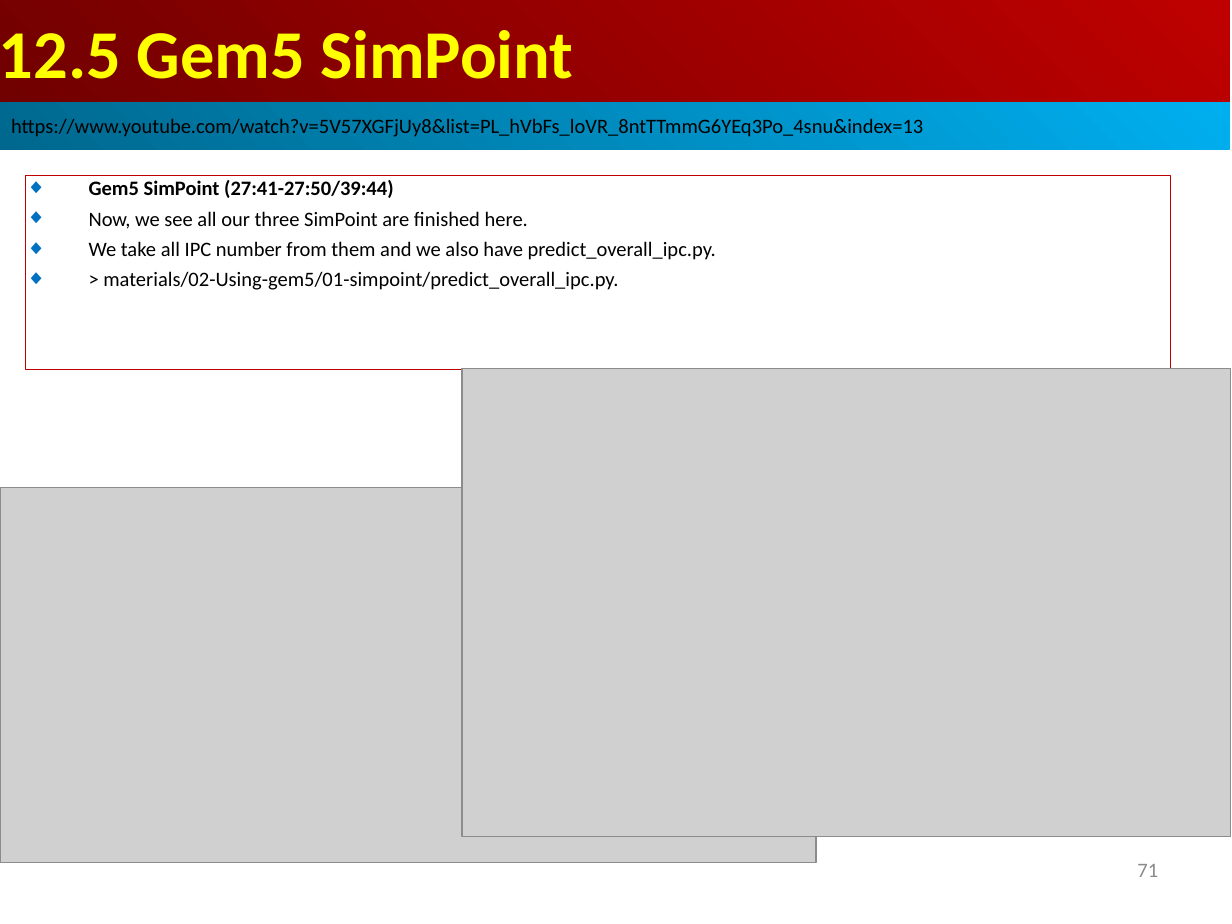
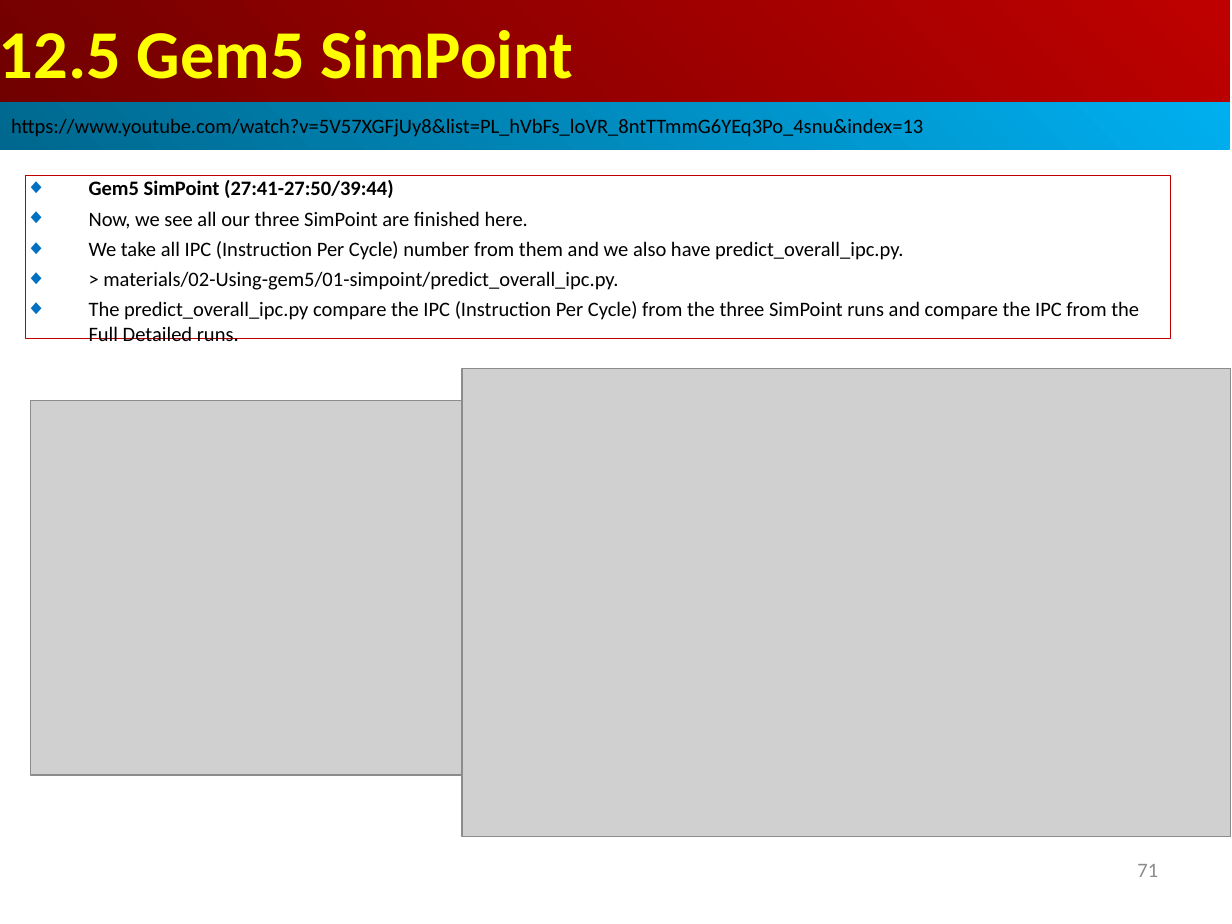
Before and after one commit to peterhchen/AIU_CS850_Gem5_McPAT, a slide deck: slide 71 of 050_Gem5/013.SampleSim/000_Video/013.SampleSim.ppt. Drawn at 1232x924 pixels with LibreOffice and Linux fonts; fonts in the diff are those of the drawing; grey boxes stand for pictures. Boxes give left, top, right and bottom in pixels: in the first picture for what was removed or moved away, otherwise in the second. Text is boxed around its words. In the diff, an @@ line names an element or a change of style, - is before the commit and + after.

```diff
--- a/050_Gem5/013.SampleSim/000_Video/013.SampleSim.ppt
+++ b/050_Gem5/013.SampleSim/000_Video/013.SampleSim.ppt
@@ rectangle "Gem5 SimPoint (27:41-27:50/39:44)": place and size @@
-rectangle "Gem5 SimPoint (27:41-27:50/39:44)" at <box>26,175,1170,370</box>
+rectangle "Gem5 SimPoint (27:41-27:50/39:44)" at <box>26,175,1170,339</box>
@@ text in rectangle at <box>89,241,903,260</box>: text changed @@
-◆ We take all IPC number from them and we also have predict_overall_ipc.py.
+◆ We take all IPC (Instruction Per Cycle) number from them and we also have predict_overall_ipc.py.
@@ text in rectangle at <box>89,301,1139,341</box>: paragraph added @@
+◆ The predict_overall_ipc.py compare the IPC (Instruction Per Cycle) from the three SimPoint runs and compare the IPC from the Full Detailed runs.
@@ picture: place and size @@
-picture at <box>0,488,817,862</box>
+picture at <box>31,400,848,775</box>
```
Also in this commit, not shown: 1 other slide changed.
